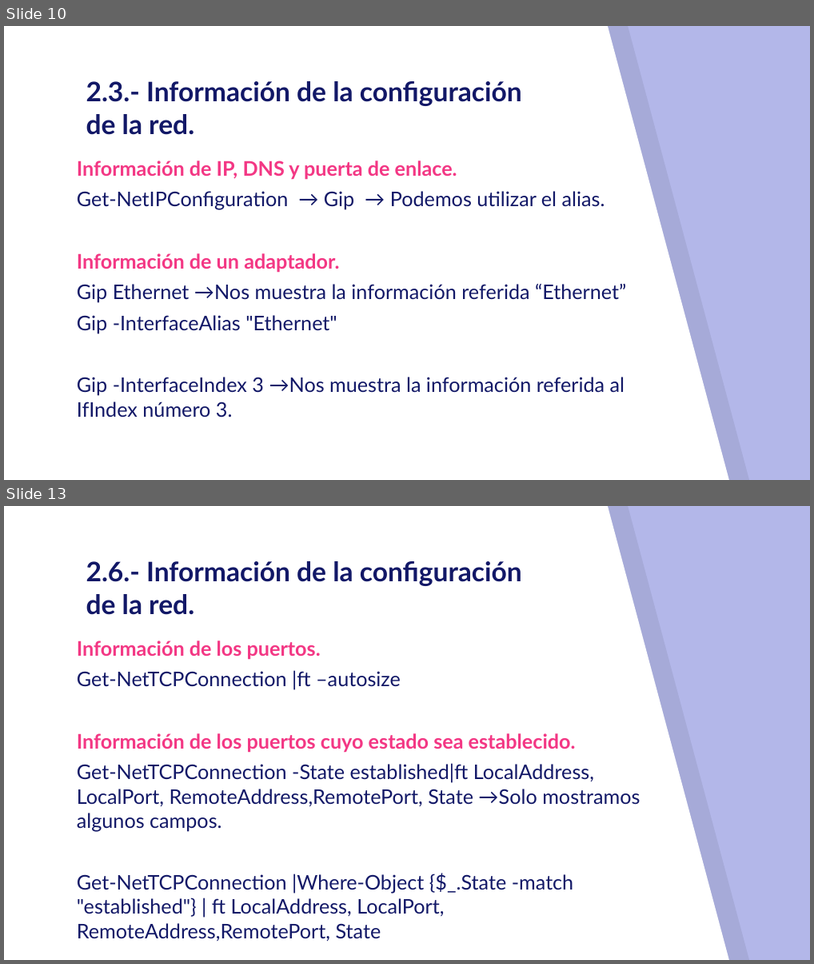
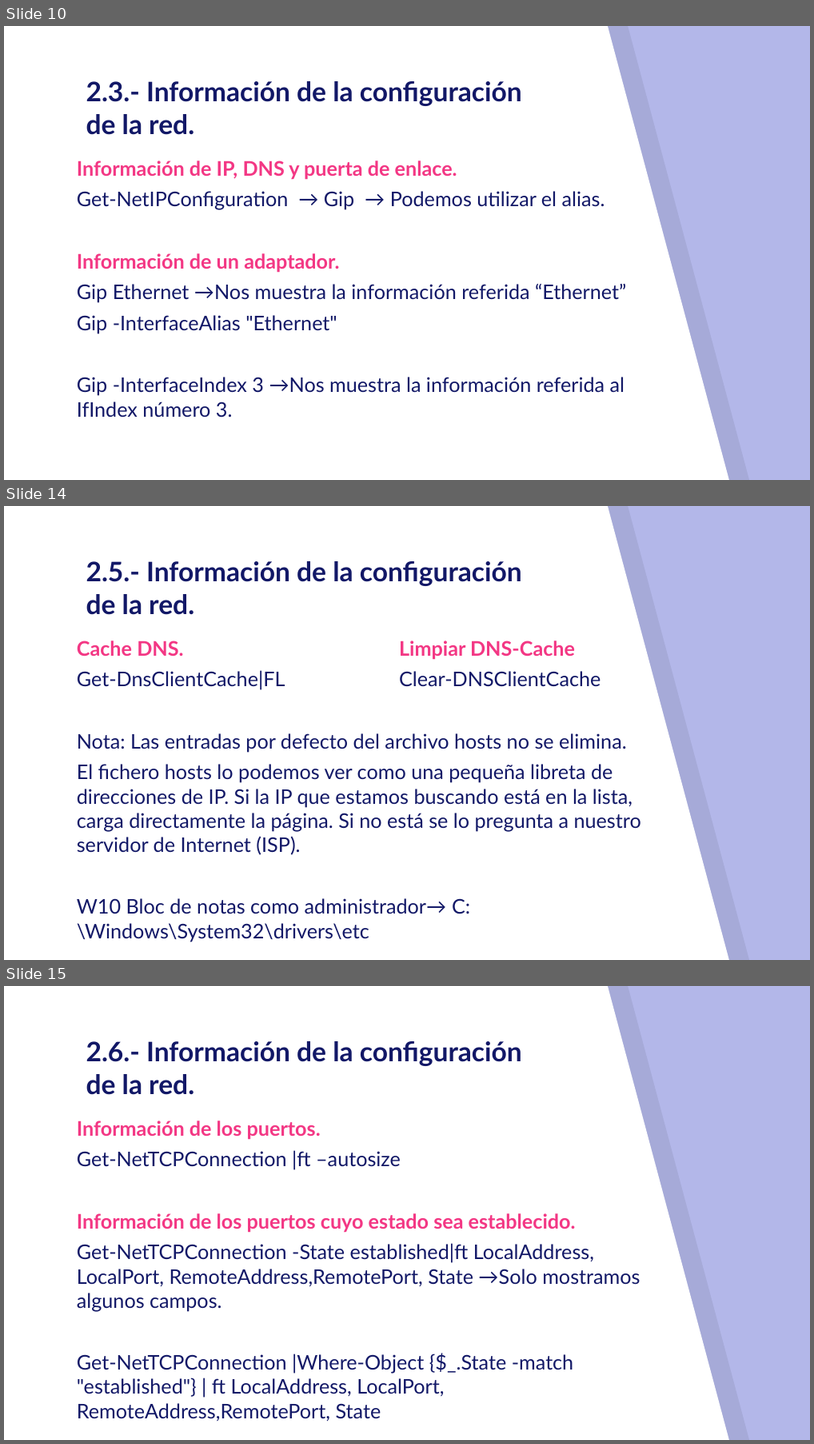
Before and after one commit to mftienda/PowerShellAdministradores, a slide deck: Sección 4.- Gestión de la red/4.-Gestion de la red.pptx. Shown one above the other, each under a label of ours: slides 10 and 13 before the commit, slides 10, 14 and 15 after it; the slides between them are not shown. The pictures are 814x964 and 814x1444 pixels, drawn with LibreOffice and Linux fonts; fonts in the diff are those of the drawing. Boxes give left, top, right and bottom in pixels: in the first picture for what was removed or moved away, otherwise in the second. Text is boxed around its words. In the diff, an @@ line names an element or a change of style, - is before the commit and + after.

```diff
--- a/Sección 4.- Gestión de la red/4.-Gestion de la red.pptx
+++ b/Sección 4.- Gestión de la red/4.-Gestion de la red.pptx
@@ slide 14 added at bbox=[4, 506, 810, 960], background #B3B7E9; not listed: 2 template elements that a slide beside it also shows @@
@@ title added at bbox=[86, 561, 522, 615], 24 pt, text #121867, bold @@
+2.5.- Información de la configuración de la red.
@@ text added at bbox=[77, 640, 642, 941], 18 pt, text #121867 @@
+Cache DNS. Limpiar DNS-Cache
+Get-DnsClientCache|FL Clear-DNSClientCache
+Nota: Las entradas por defecto del archivo hosts no se elimina.
+El fichero hosts lo podemos ver como una pequeña libreta de direcciones de IP. Si la IP que estamos buscando está en la lista, carga directamente la página. Si no está se lo pregunta a nuestro servidor de Internet (ISP).
+W10 Bloc de notas como administrador→ C:\Windows\System32\drivers\etc
@@ what was slide 13 is now slide 15 @@
```
Also in this commit, not shown: 2 slides changed, 1 other slide added.
